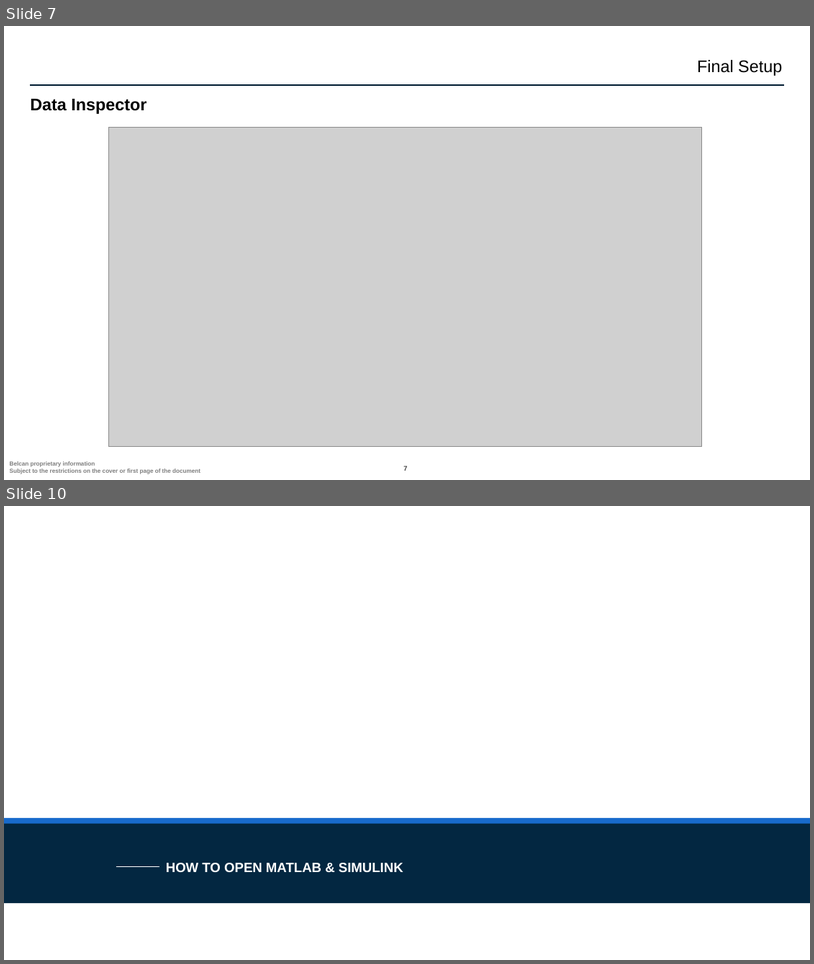
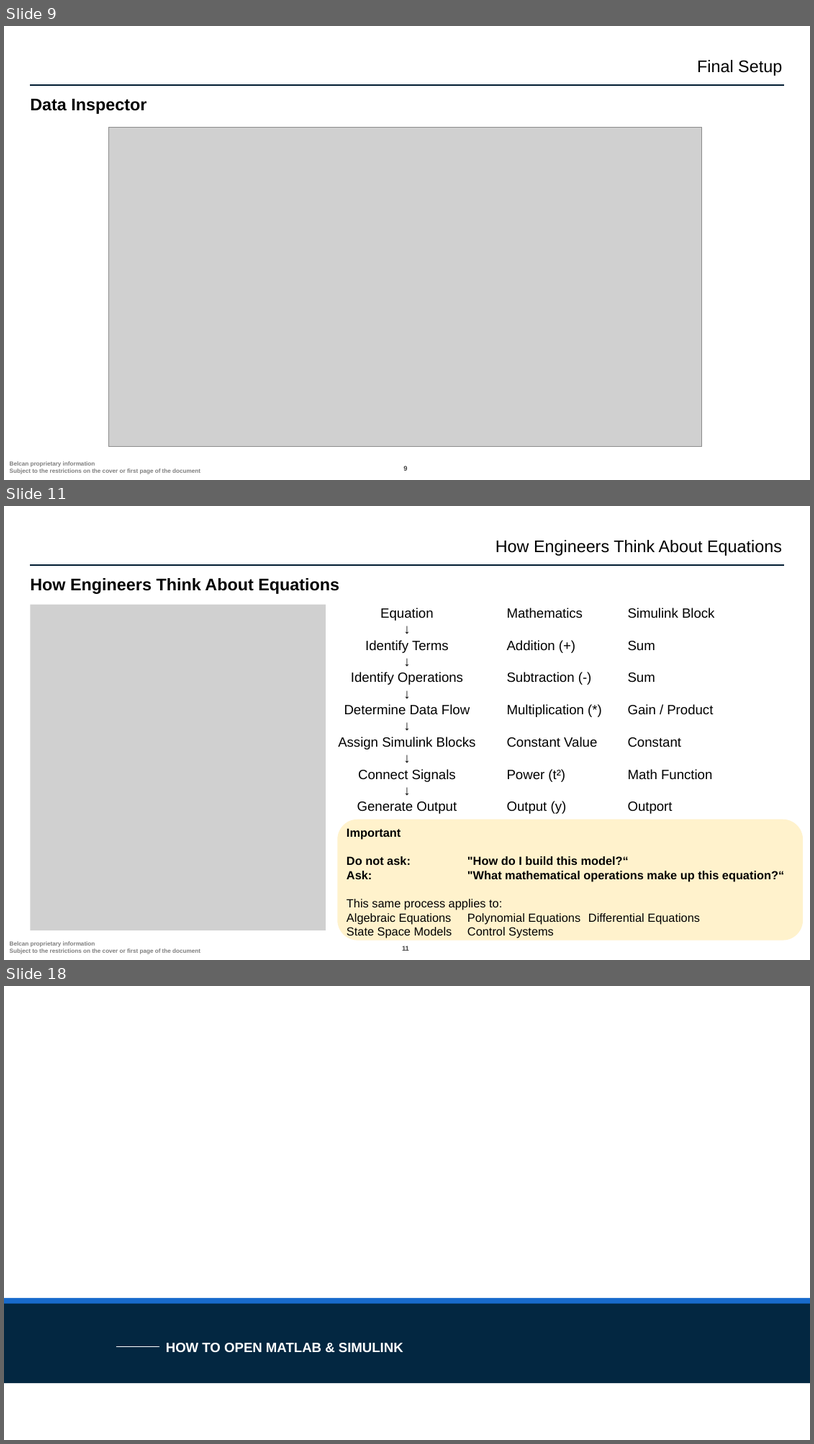
Before and after one commit to ntylerbelcan/aviation-controls-simulink-training-Belcan, a slide deck: ch02/01_polynomial_System/Chapter 2 01_polynomial_System.pptx. Shown one above the other, each under a label of ours: slides 7 and 10 before the commit, slides 9, 11 and 18 after it; the slides between them are not shown. The pictures are 814x964 and 814x1444 pixels, drawn with LibreOffice and Linux fonts; fonts in the diff are those of the drawing; grey boxes stand for pictures; background and template pictures are left out. Boxes give left, top, right and bottom in pixels: in the first picture for what was removed or moved away, otherwise in the second. Text is boxed around its words. In the diff, an @@ line names an element or a change of style, - is before the commit and + after.

Commit message:
ch2 updated engineering thought process

```diff
--- a/ch02/01_polynomial_System/Chapter 2 01_polynomial_System.pptx
+++ b/ch02/01_polynomial_System/Chapter 2 01_polynomial_System.pptx
@@ slide 11 added at <box>4,506,810,960</box>, background #FFFFFF; not listed: 3 template elements that a slide beside it also shows @@
@@ text added at <box>496,540,782,556</box>, 20 pt, text #000000 @@
+How Engineers Think About Equations
@@ title added at <box>30,578,340,594</box>, 20 pt, text #000000, bold @@
+How Engineers Think About Equations
@@ picture added at <box>30,605,326,931</box> @@
@@ text added at <box>338,608,476,813</box>, 16 pt, text #000000 @@
+Equation
+↓
+Identify Terms
+↓
+Identify Operations
+↓
+Determine Data Flow
+↓
+Assign Simulink Blocks
+↓
+Connect Signals
+↓
+Generate Output
@@ text added at <box>507,608,715,813</box>, 16 pt, text #000000 @@
+Mathematics Simulink Block
+Addition (+) Sum
+Subtraction (-) Sum
+Multiplication (*) Gain / Product
+Constant Value Constant
+Power (t²) Math Function
+Output (y) Outport
@@ rounded rectangle added at <box>338,819,804,940</box>, fill #FFF2CC @@
@@ text added at <box>347,828,784,938</box>, 14 pt, text #000000 @@
+Important
+Do not ask: "How do I build this model?“
+Ask: "What mathematical operations make up this equation?“
+This same process applies to:
+Algebraic Equations Polynomial Equations Differential Equations
+State Space Models Control Systems
@@ what was slide 7 is now slide 9 @@
@@ page number at <box>404,465,407,472</box>: text changed @@
-7
+9
@@ what was slide 10 is now slide 18 @@
```
Also in this commit, not shown: 8 other slides added, 1 slide removed.
